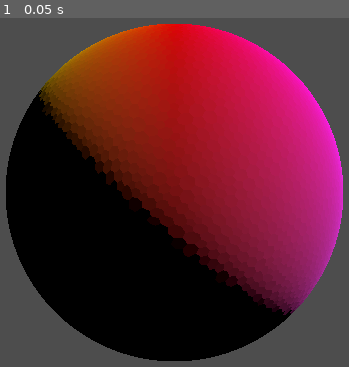
Above: before the commit, frame 1.
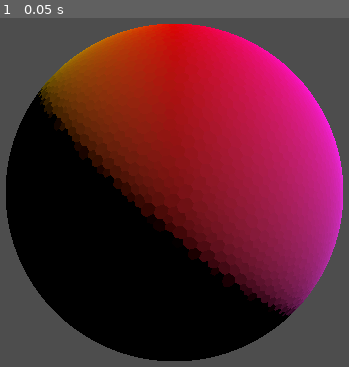
Above: after the commit, the same moment.

Repository: spuddydev/planetastic
Game: Godot game, scene res://src/planet/planet.tscn
Same seed, same stepped clock (60 frames per second), same inputs: the game is played once before the commit and once after it.
Inputs:
- Up to frame 1 (0.05 s): no input

The runs differ from the first frame. In frame 1, 1.1% of the frame differs, in the area x 9-96%, y 4-86%.

Commit message:
fix: topological fan walk in dual mesh builder and tune relaxer

Diff:
--- a/src/sphere/dual_mesh_builder.gd
+++ b/src/sphere/dual_mesh_builder.gd
@@ -25,84 +25,87 @@
 		var cell := DualCell.new()
 		cell.center = data.vertices[vi]
 
-		# The triangles around this vertex provide the cell's corners.
-		var tri_indices := data.get_vertex_triangles(vi)
+		# Walk the triangle fan around this vertex topologically (via shared
+		# edges) rather than sorting by angle. This is correct by construction
+		# regardless of triangle shape.
+		var fan := _walk_fan(data, vi)
+
+		# Ensure CCW winding by checking the cross product of the first two
+		# corners against the vertex normal (outward on a unit sphere).
+		var c0 := centroids[fan[0]]
+		var c1 := centroids[fan[1]]
+		var cross := (c0 - cell.center).cross(c1 - cell.center)
+		if cross.dot(cell.center) < 0.0:
+			fan.reverse()
+
+		# Build corners and neighbour indices from the fan order.
 		var corners := PackedVector3Array()
-		for ti in tri_indices:
+		for ti in fan:
 			corners.append(centroids[ti])
-
-		# Sort corners in CCW order around the cell center so they form a
-		# proper polygon (not a zigzag mess). Returns both sorted corners
-		# and the corresponding triangle indices in the same order.
-		var sorted := _sort_ccw(cell.center, corners, tri_indices)
-		cell.corners = sorted.corners
-		var sorted_tri_indices: PackedInt32Array = sorted.tri_indices
-
-		# Find neighbour cells: for each edge of this cell (between consecutive
-		# corners), the neighbour is the other vertex that shares that triangle.
-		cell.neighbour_indices = _find_neighbours(data, vi, sorted_tri_indices)
+		cell.corners = corners
+		cell.neighbour_indices = _find_neighbours(data, vi, fan)
 
 		cells[vi] = cell
 
 	return cells
 
 
-## Sort corner points in counter-clockwise order around a center point.
-## Projects onto the tangent plane at center, then sorts by angle.
-## Returns a dictionary with "corners" (PackedVector3Array) and
-## "tri_indices" (PackedInt32Array) sorted in the same order.
-static func _sort_ccw(
-	center: Vector3,
-	corners: PackedVector3Array,
-	tri_indices: PackedInt32Array,
-) -> Dictionary:
-	# Build a local 2D coordinate system on the tangent plane at center.
-	# "up" is the center itself (the normal to the sphere at this point).
-	var normal := center.normalized()
+## Walk the triangle fan around a vertex by following shared edges.
+## Returns triangle indices in topological fan order (consistent winding,
+## but not guaranteed CCW — caller must check).
+static func _walk_fan(data: SphereData, vi: int) -> PackedInt32Array:
+	var tri_indices := data.get_vertex_triangles(vi)
+	var fan := PackedInt32Array()
+	fan.append(tri_indices[0])
 
-	# Pick an arbitrary tangent vector not parallel to the normal.
-	var ref := Vector3.UP
-	if absf(normal.dot(ref)) > 0.9:
-		ref = Vector3.RIGHT
-	var tangent_u := normal.cross(ref).normalized()
-	var tangent_v := normal.cross(tangent_u).normalized()
+	# From the starting triangle, find the two edges through vi and pick one
+	# to establish a walking direction.
+	var current_ti: int = tri_indices[0]
+	var tri := data.get_triangle(current_ti)
+	var verts := [tri.x, tri.y, tri.z]
 
-	# Project each corner onto the tangent plane and compute its angle.
-	var angles: Array[float] = []
-	for c in corners:
-		var d := c - center
-		var u := d.dot(tangent_u)
-		var v := d.dot(tangent_v)
-		angles.append(atan2(v, u))
+	# Find the first edge through vi — pick the first other vertex in the triangle.
+	var prev_shared := -1
+	for v: int in verts:
+		if v != vi:
+			prev_shared = v
+			break
 
-	# Sort by angle using an index array.
-	var indices: Array[int] = []
-	for i in corners.size():
-		indices.append(i)
-	indices.sort_custom(func(a: int, b: int) -> bool: return angles[a] < angles[b])
+	# Walk around the fan by crossing edges.
+	for _step in tri_indices.size() - 1:
+		# Find the other vertex in current triangle (not vi, not prev_shared).
+		tri = data.get_triangle(current_ti)
+		verts = [tri.x, tri.y, tri.z]
+		var next_shared := -1
+		for v: int in verts:
+			if v != vi and v != prev_shared:
+				next_shared = v
+				break
 
-	var sorted_corners := PackedVector3Array()
-	var sorted_tri := PackedInt32Array()
-	for i in indices:
-		sorted_corners.append(corners[i])
-		sorted_tri.append(tri_indices[i])
-	return {"corners": sorted_corners, "tri_indices": sorted_tri}
+		# Cross the edge (vi, next_shared) to the adjacent triangle.
+		var adj := data.get_edge_triangles(vi, next_shared)
+		var next_ti: int = adj[1] if adj[0] == current_ti else adj[0]
+
+		fan.append(next_ti)
+		prev_shared = next_shared
+		current_ti = next_ti
+
+	return fan
 
 
 ## Find the neighbour cell indices for a vertex's dual cell.
-## Each consecutive pair of sorted triangle indices shares an edge with a neighbour.
+## Each consecutive pair of fan-ordered triangle indices shares an edge,
+## and the shared vertex (other than vi) is the neighbour cell index.
 static func _find_neighbours(
 	data: SphereData,
 	vi: int,
-	sorted_tri_indices: PackedInt32Array,
+	fan: PackedInt32Array,
 ) -> PackedInt32Array:
 	var neighbours := PackedInt32Array()
 
-	# For each pair of consecutive corners, find which vertex shares both
-	# of the triangles that produced those corners.
-	for ci in sorted_tri_indices.size():
-		var ti_a := sorted_tri_indices[ci]
-		var ti_b := sorted_tri_indices[(ci + 1) % sorted_tri_indices.size()]
+	for ci in fan.size():
+		var ti_a := fan[ci]
+		var ti_b := fan[(ci + 1) % fan.size()]
 
 		# The neighbour is the vertex (other than vi) shared by both triangles.
 		var tri_a := data.get_triangle(ti_a)
--- a/src/sphere/relaxer.gd
+++ b/src/sphere/relaxer.gd
@@ -7,13 +7,13 @@
 ## orchestration (interleaving with perturbation) lives in planet.gd.
 
 ## Maximum relaxation-only passes before giving up.
-const MAX_RELAX_PASSES := 20
+const MAX_RELAX_PASSES := 50
 
 ## Stop when no vertex moves more than this distance in a pass.
-const CONVERGENCE_THRESHOLD := 0.0001
+const CONVERGENCE_THRESHOLD := 0.002
 
 ## How aggressively vertices move toward ideal positions (0-1).
-const RELAX_STRENGTH := 0.5
+const RELAX_STRENGTH := 0.75
 
 ## Minimum centroid distance to avoid normalising a near-zero vector.
 const MIN_CENTROID_DISTANCE := 0.00001
